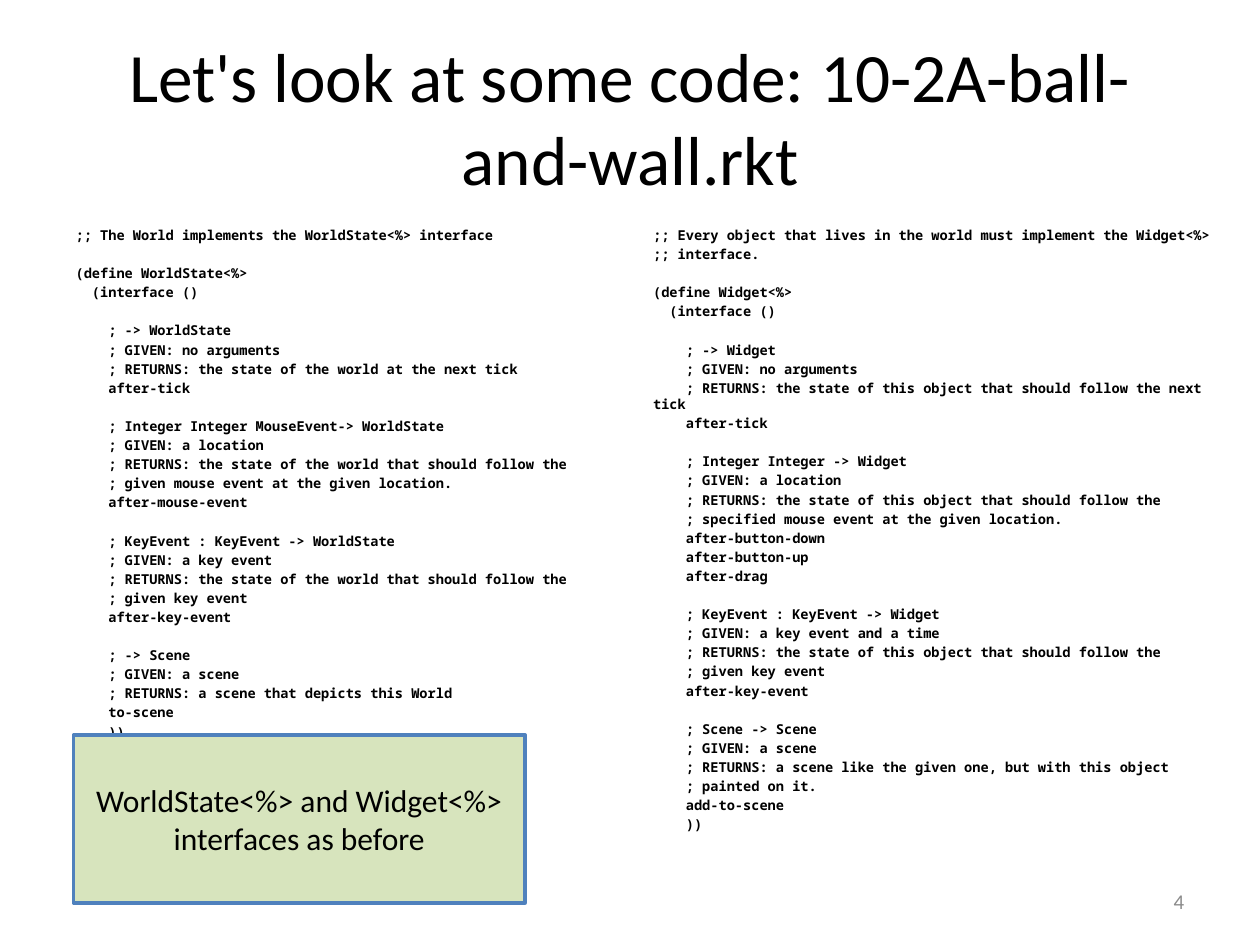
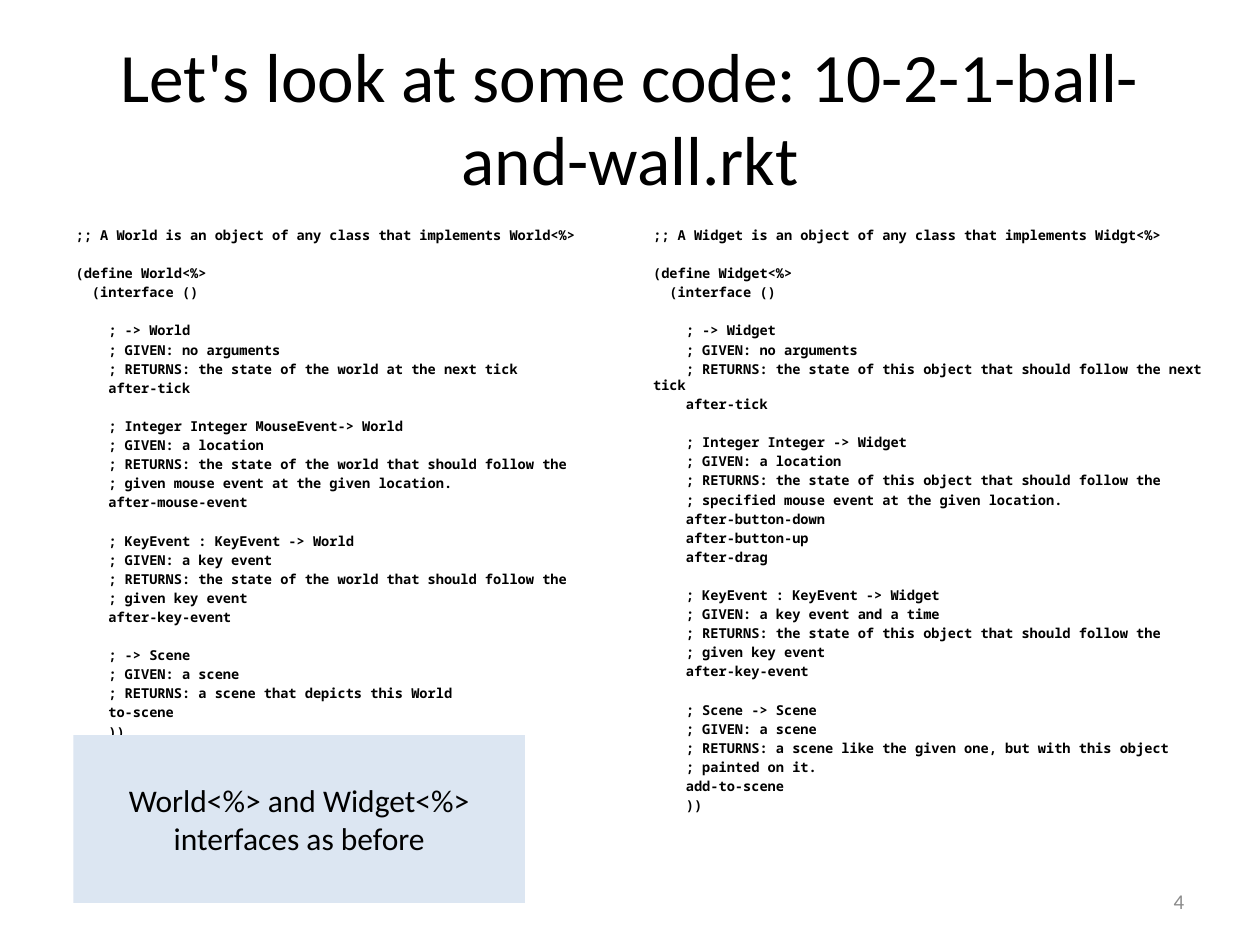
Before and after one commit to mwand/cs5010f16, a slide deck: slide 4 of Slides/Lesson 10.2 Stateful Objects and Stable Identities.pptx. Drawn at 1260x945 pixels with LibreOffice and Linux fonts; fonts in the diff are those of the drawing. Boxes give left, top, right and bottom in pixels: in the first picture for what was removed or moved away, otherwise in the second. Text is boxed around its words. In the diff, an @@ line names an element or a change of style, - is before the commit and + after.

```diff
--- a/Slides/Lesson 10.2 Stateful Objects and Stable Identities.pptx
+++ b/Slides/Lesson 10.2 Stateful Objects and Stable Identities.pptx
@@ title at bbox=[121, 54, 1138, 186]: text changed @@
-Let's look at some code: 10-2A-ball-and-wall.rkt
+Let's look at some code: 10-2-1-ball-and-wall.rkt
@@ text at bbox=[76, 229, 576, 281]: text changed @@
-;; The World implements the WorldState<%> interface
-(define WorldState<%>
+;; A World is an object of any class that implements World<%>
+(define World<%>
@@ text at bbox=[678, 229, 1161, 244]: text changed @@
-;; Every object that lives in the world must implement the Widget<%>
-;; interface.
+;; A Widget is an object of any class that implements Widgt<%>
@@ text at bbox=[149, 324, 190, 335]: text changed @@
-; -> WorldState
+; -> World
@@ text at bbox=[125, 420, 403, 435]: text changed @@
-; Integer Integer MouseEvent-> WorldState
+; Integer Integer MouseEvent-> World
@@ text at bbox=[125, 535, 354, 550]: text changed @@
-; KeyEvent : KeyEvent -> WorldState
+; KeyEvent : KeyEvent -> World
@@ rectangle "World<%> and Widget<%> interfaces as ..." at bbox=[73, 735, 524, 902]: fill #D7E4BD to #DCE6F2; outline #4F81BD 2 pt to none @@
@@ text in rectangle at bbox=[129, 790, 469, 851]: text changed @@
-WorldState<%> and Widget<%> interfaces as before
+World<%> and Widget<%> interfaces as before
```
Also in this commit, not shown: 5 other slides changed, 11 other files.
